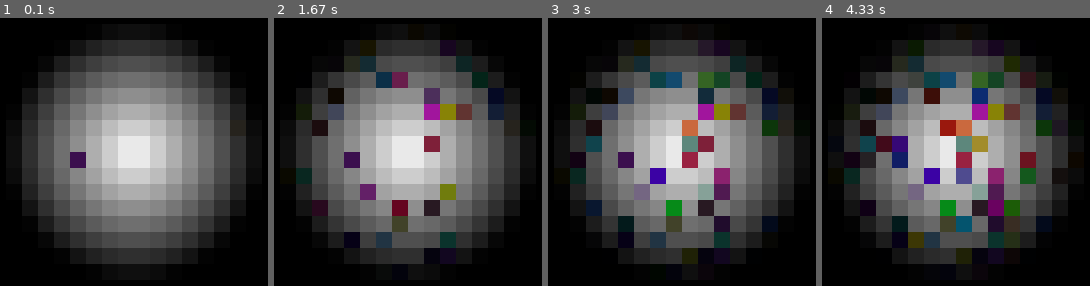
Above: before the commit, frames 1-4 (left to right).
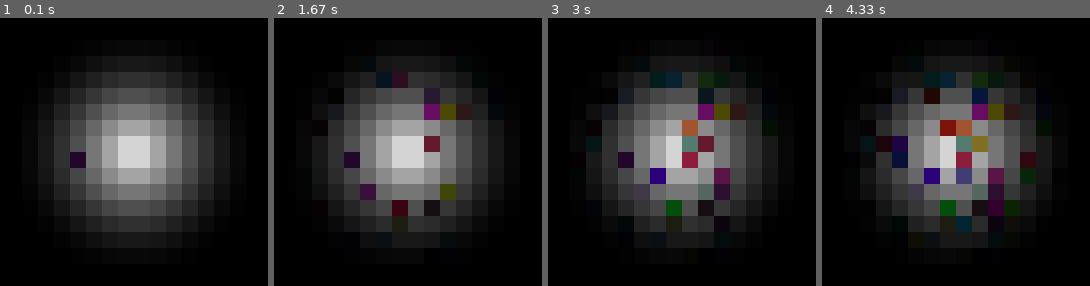
Above: after the commit, the same moments.

Repository: crazedmonkey231/pygame_framework
Game: pygame game, started from main.py
Same seed, same stepped clock (60 frames per second), same inputs: the game is played once before the commit and once after it.
Inputs:
- Up to frame 1 (0.1 s): no input
- Up to frame 2 (1.67 s): no input
- Up to frame 3 (3 s): no input
- Up to frame 4 (4.33 s): tap Enter at 3.33, 3.67, 4 s

The runs differ from the first frame. In frame 1, 57% of the frame differs, in the area x 8-92%, y 8-92%; in frame 2, 55%; in frame 3, 53%; in frame 4, 52%.

Commit message:
added light grid game object and added new filter for comps on sprite renderer

Diff:
--- a/config.py
+++ b/config.py
@@ -11,7 +11,8 @@
                        deactivate_components, draw_components, reset_components, destroy_components)
 from game import Game
 from component import Component, GameComponent
-from game_object import GameObject, GameObjectBase, GameObjectWithComponents, GridSlotGameObject
+from game_object import (GameObject, GameObjectBase, GameObjectWithComponents, GridSlotGameObject,
+                         LightGridSlotGameObject)
 from component import GameObjectComponent
 from game_object_components import HealthComponent, MovementComponent, CountDownComponent
 from level import Level
--- a/game_object.py
+++ b/game_object.py
@@ -166,7 +166,26 @@
         self.overlay_color = (0, 0, 0, 0)
 
 
-# ----------------------------------------------------------------------------------------------------------------------
+#
+# Light Grid Slot Game Object
+#
+class LightGridSlotGameObject(GridSlotGameObject):
+    def __init__(self, size: Vector2):
+        super().__init__(size)
+
+    def on_init(self):
+        super().on_init()
+        self._layer = 1
+        self.background_surface = Surface((self.size.x, self.size.y)).convert_alpha()
+        self.foreground_surface = Surface((self.size.x, self.size.y)).convert_alpha()
+        self.overlay_surface = Surface((self.size.x, self.size.y)).convert_alpha()
+        self.background_color = (0, 0, 0, 0)
+        self.foreground_color = (0, 0, 0, 0)
+        self.overlay_color = (0, 0, 0, 0)
+
+
+# ----------------------------------------------------------------------------------------------------------------------
+
 
 #
 # Character
--- a/level.py
+++ b/level.py
@@ -64,6 +64,17 @@
     def get_sprites_from_render_layer(self, layer: int = 0) -> list[Sprite]:
         return self._all_sprites.get_sprites_from_layer(layer)
 
+    # Get sprites from render layer with component
+    def get_sprites_from_render_layer_with_component(self, component: type, layer: int = 0) -> list[Sprite]:
+        if issubclass(component, GameObjectComponent):
+            def sprite_filter(sprite, comp):
+                if isinstance(sprite, GameObjectWithComponents):
+                    game_obj: GameObjectWithComponents = sprite
+                    return get_component_by_class(game_obj.get_components(), comp)
+                return False
+            return list(filter(lambda x: sprite_filter(x, component), self._all_sprites.get_sprites_from_layer(layer)))
+        return list()
+
     # Get sprites with positions from render layer
     def get_sprites_from_render_layer_with_pos(self, layer: int = 0) -> list[tuple[Sprite, Vector2]]:
         sprites = self._all_sprites.get_sprites_from_layer(layer)
--- a/level_components.py
+++ b/level_components.py
@@ -22,16 +22,21 @@
         if self.grid_slots:
             self._grid_update()
 
+    def _generate_grid(self, grid_slot_obj_type: type):
+        grid: list[tuple[grid_slot_obj_type, Vector2]] = list()
+        if issubclass(grid_slot_obj_type, GridSlotGameObject):
+            for row in range(self.num_tiles_y):
+                for col in range(self.num_tiles_x):
+                    grid_slot_game_object: grid_slot_obj_type = grid_slot_obj_type(self.tile_size_vector2)
+                    center_pos: Vector2 = Vector2((col * self.tile_size + self.tile_size_half,
+                                                   row * self.tile_size + self.tile_size_half))
+                    grid.append((grid_slot_game_object, center_pos))
+                    self.grid_slots.append(grid_slot_game_object)
+        return grid
+
     def comp_activate(self):
         super().comp_activate()
-        grid: list[tuple[GridSlotGameObject, Vector2]] = list()
-        for row in range(self.num_tiles_y):
-            for col in range(self.num_tiles_x):
-                grid_slot_game_object: GridSlotGameObject = GridSlotGameObject(self.tile_size_vector2)
-                center_pos: Vector2 = Vector2((col * self.tile_size + self.tile_size_half,
-                                               row * self.tile_size + self.tile_size_half))
-                grid.append((grid_slot_game_object, center_pos))
-                self.grid_slots.append(grid_slot_game_object)
+        grid = self._generate_grid(GridSlotGameObject)
         self.parent.add_sprites_to_render_with_pos(grid)
 
     def comp_deactivate(self):
@@ -60,11 +65,13 @@
     def __init__(self, parent):
         super().__init__(parent)
 
+    def comp_activate(self):
+        grid = self._generate_grid(LightGridSlotGameObject)
+        self.parent.add_sprites_to_render_with_pos(grid)
+
     def _grid_update(self):
         super()._grid_update()
-        new_background_color = (0, 0, 0, 0)
         for grid_slot in self.grid_slots:
-            grid_slot.background_color = new_background_color
 
             dist_to_center = clamp_value(255 - (255 - grid_slot.distance_to_position(self.game.screen_center) * 2),
                                          0, 255)
